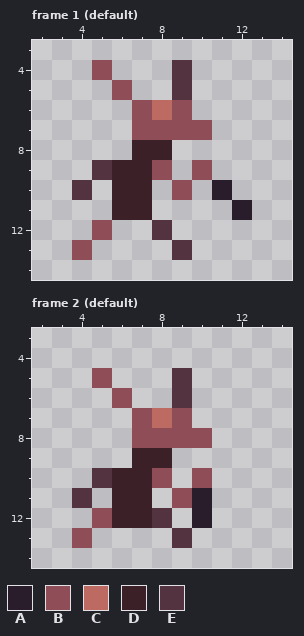
Edited in one commit: pixel-art file (repurpose/assets/sprites/characters/pelfen.aseprite). This is how it looked before the edit.
16x16 pixels, 6 frames. Shown: frame 1 (default): x 2..14, y 3..14; frame 2 (default): x 2..14, y 3..14. The commit also changed other frames, which this record leaves out.
Palette (. is transparent): A #291d2b  B #8f4d57  C #bd6a62  D #3b2027  E #52333f
Pixels before, frame 1 (default), first column x 4:
 4 .B...E...
 5 ..B..E...
 6 ...BCB...
 7 ...BBBB..
 8 ...DD....
 9 .EDDB.B..
10 E.DD.B.A.
11 ..DD....A
12 .B..E....
13 B....E...
Pixels before, frame 2 (default), first column x 4:
 5 .B...E.
 6 ..B..E.
 7 ...BCB.
 8 ...BBBB
 9 ...DD..
10 .EDDB.B
11 E.DD.BA
12 .BDDE.A
13 B....E.
The result:
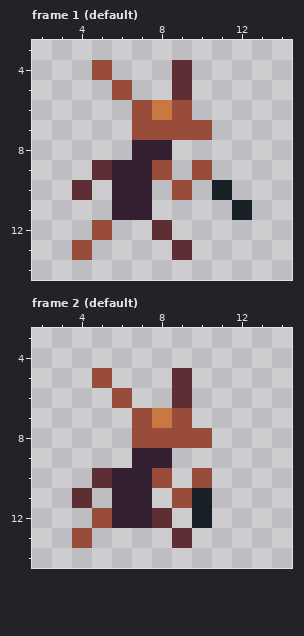
Edits made:
colour A: #291d2b -> #181f27
colour B: #8f4d57 -> #984c39
colour C: #bd6a62 -> #c97743
colour D: #3b2027 -> #322030
colour E: #52333f -> #5d2f35
Where, in picture pixels (left, top, right, bottom), the same in both pictures:
changed: (72, 60, 252, 260)
changed: (72, 368, 212, 548)
